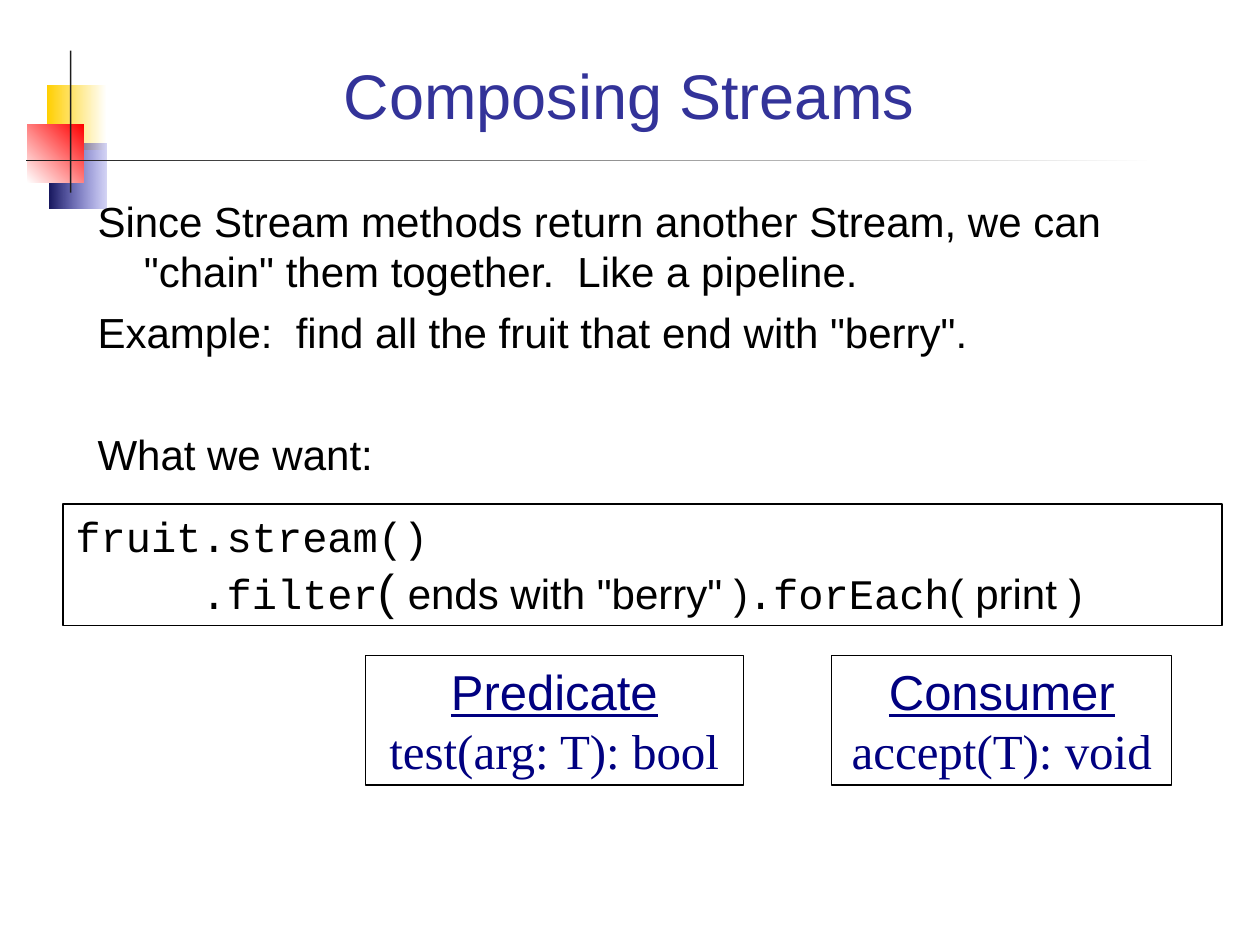
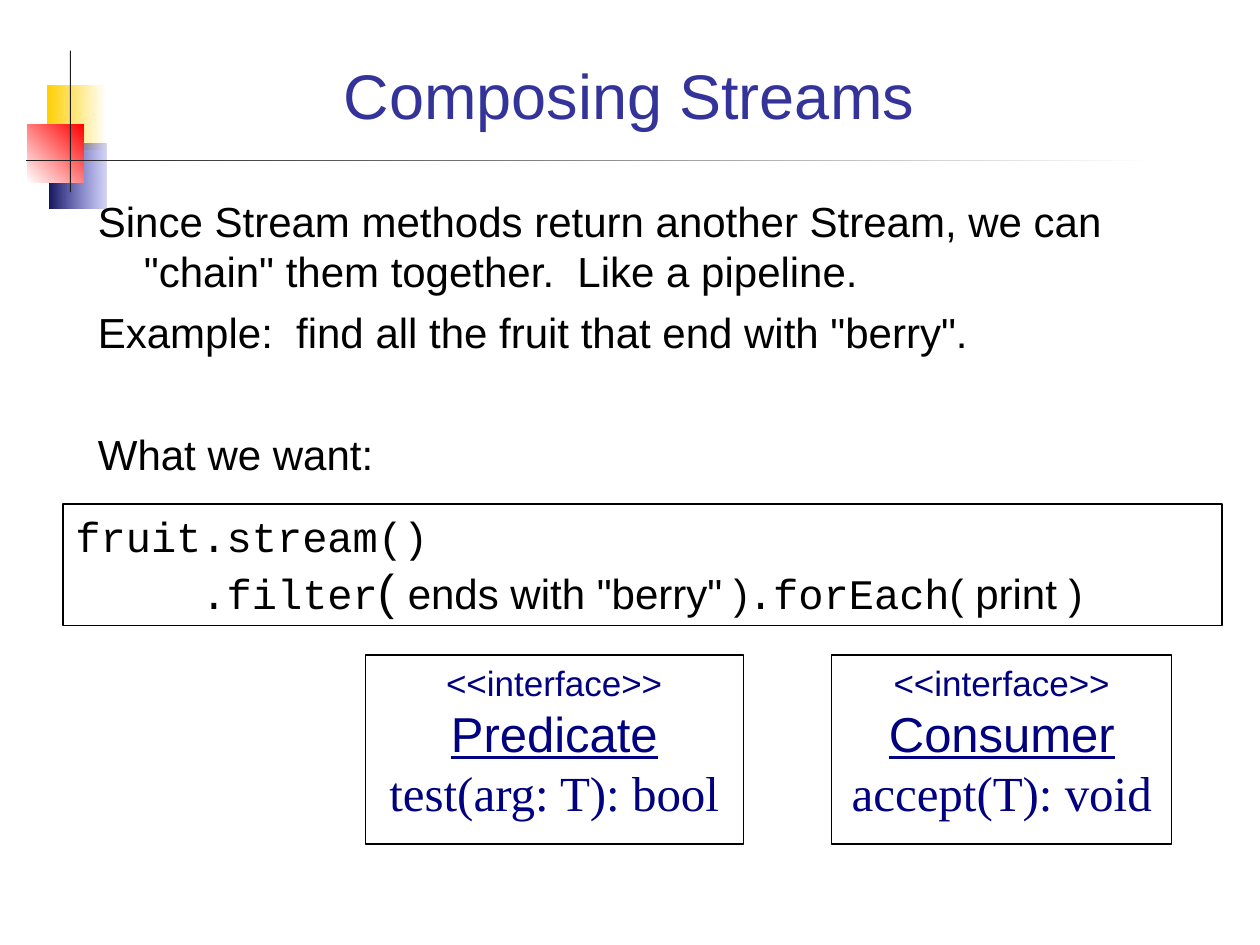
Before and after one commit to skeoop/skeoop.github.io, a slide deck: slide 9 of week14/Streams.ppt (slide 8 before the commit). Drawn at 1260x945 pixels with LibreOffice and Linux fonts; fonts in the diff are those of the drawing. Boxes give left, top, right and bottom in pixels: in the first picture for what was removed or moved away, otherwise in the second. Text is boxed around its words. In the diff, an @@ line names an element or a change of style, - is before the commit and + after.

Commit message:
Update Stream examples, update schedule

```diff
--- a/week14/Streams.ppt
+++ b/week14/Streams.ppt
@@ text "Since Stream methods return another ..." at [98, 203, 1102, 471]: indent changed @@
@@ rectangle "<<interface>>": place and size @@
-rectangle "<<interface>>" at [365, 655, 743, 785]
+rectangle "<<interface>>" at [365, 655, 743, 844]
@@ rectangle "<<interface>>": place and size @@
-rectangle "<<interface>>" at [832, 655, 1172, 785]
+rectangle "<<interface>>" at [832, 655, 1172, 844]
@@ text in rectangle at [446, 670, 662, 697]: paragraph added @@
+<<interface>>
@@ text in rectangle at [894, 670, 1110, 697]: paragraph added @@
+<<interface>>
```
Also in this commit, not shown: 9 other slides changed, 6 slides added, 2 other files.
